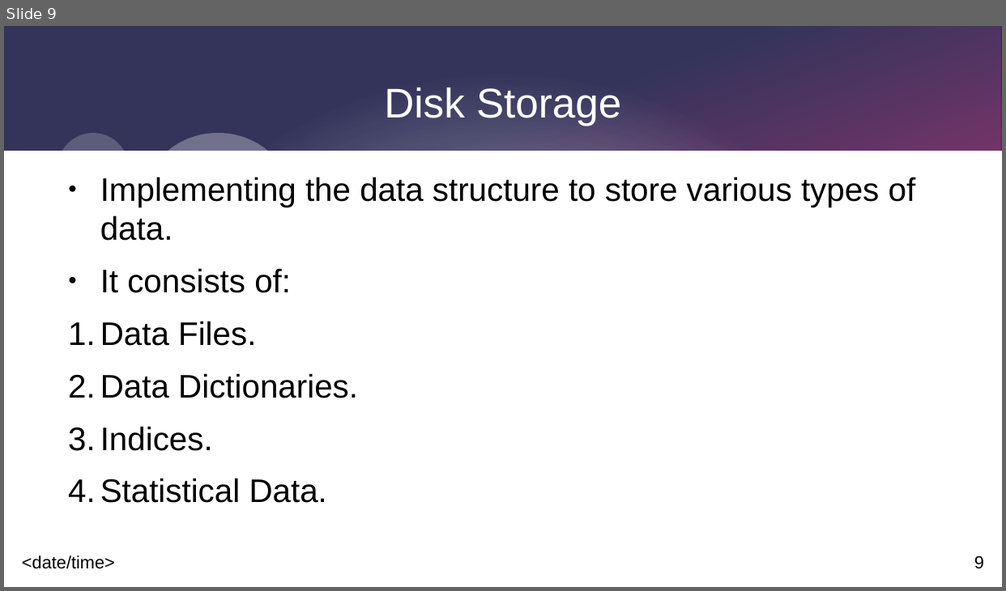
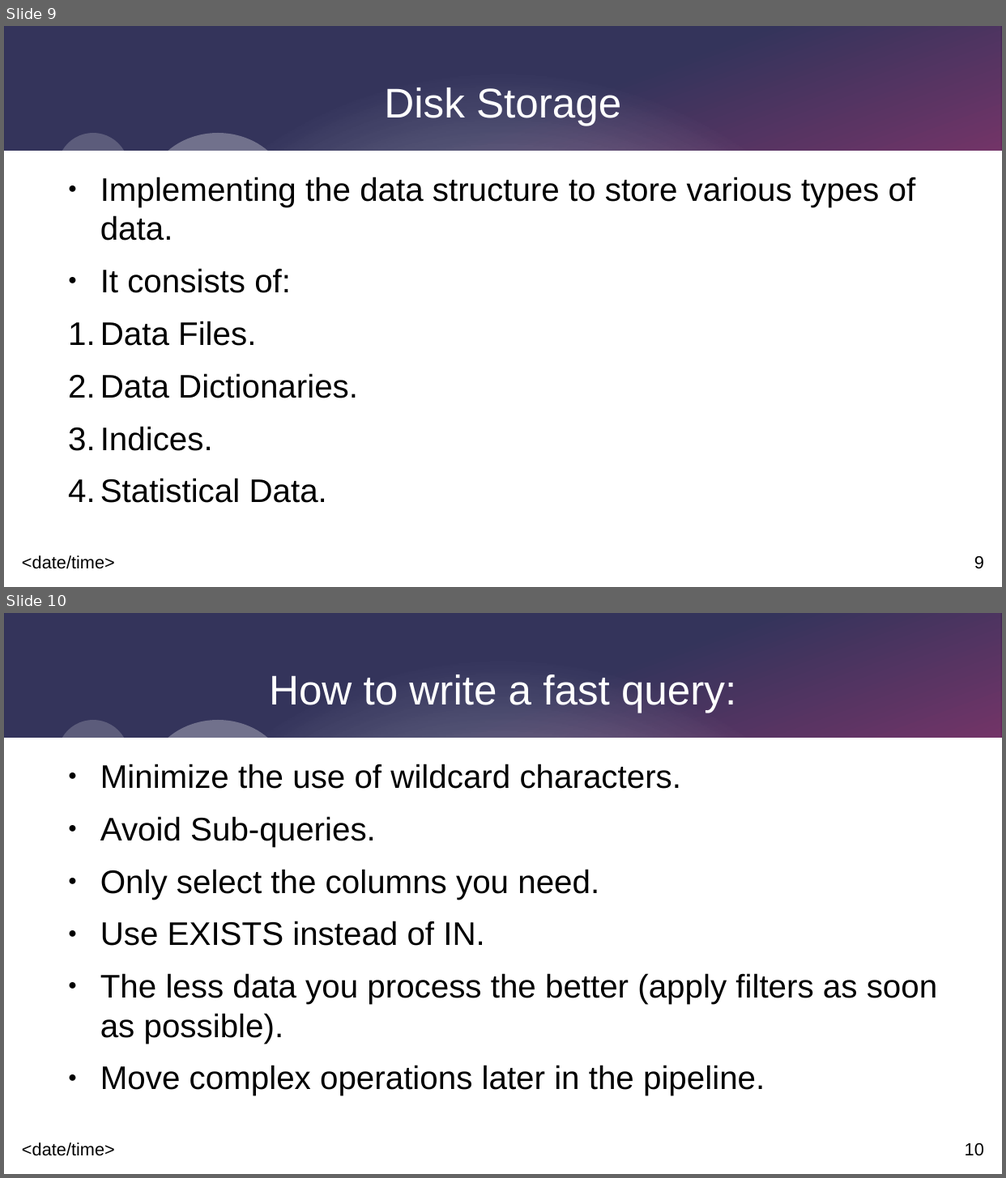
Before and after one commit to hamzaaldabe/QueryPerformanceAnalysis, a slide deck: QueryPerformanceAnalysis.odp. Shown one above the other, each under a label of ours: slide 9 before the commit, slides 9 and 10 after it. The pictures are 1006x591 and 1006x1178 pixels, drawn with LibreOffice and Linux fonts; fonts in the diff are those of the drawing. Boxes give left, top, right and bottom in pixels: in the first picture for what was removed or moved away, otherwise in the second. Text is boxed around its words. In the diff, an @@ line names an element or a change of style, - is before the commit and + after.

```diff
--- a/QueryPerformanceAnalysis.odp
+++ b/QueryPerformanceAnalysis.odp
@@ slide 10 added at [4, 613, 1002, 1174], background #FFFFFF; not listed: 9 template elements that a slide beside it also shows @@
@@ title added at [269, 675, 736, 713], 33 pt, text #FFFFFF @@
+How to write a fast query:
@@ text added at [100, 764, 937, 1096], 26 pt, text #000000 @@
+● Minimize the use of wildcard characters.
+● Avoid Sub-queries.
+● Only select the columns you need.
+● Use EXISTS instead of IN.
+● The less data you process the better (apply filters as soon as possible).
+● Move complex operations later in the pipeline.
```
Also in this commit, not shown: 1 slide changed, 17 other slides added, 2 other files.
